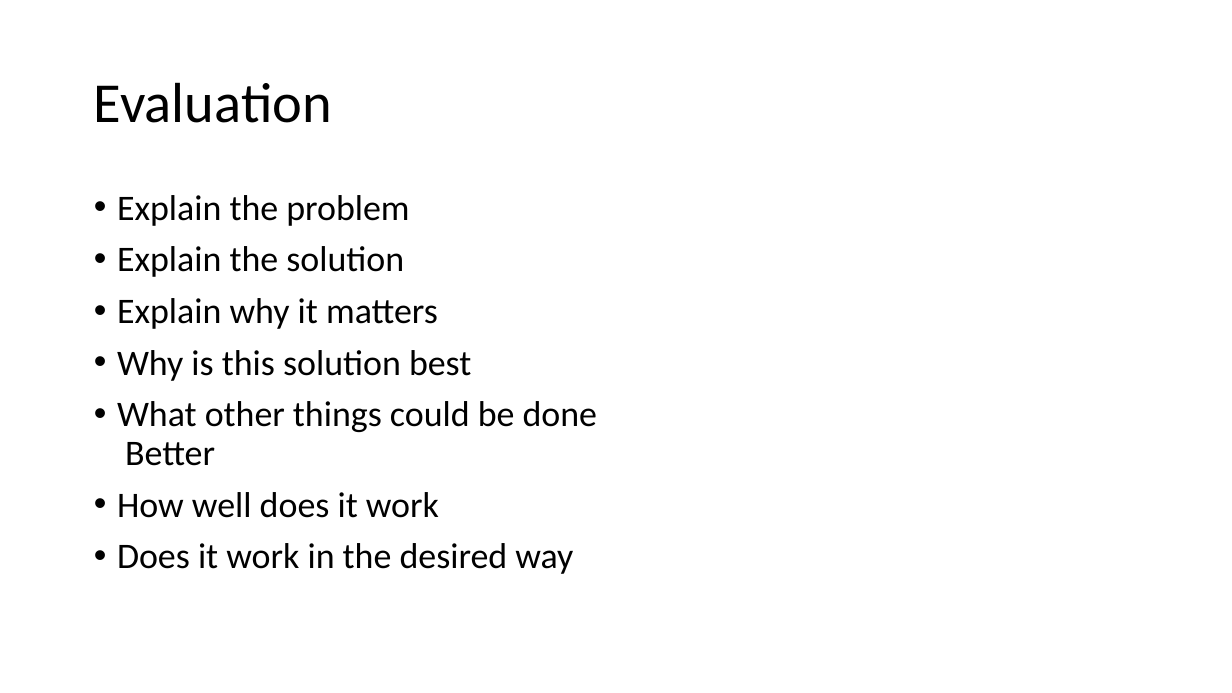
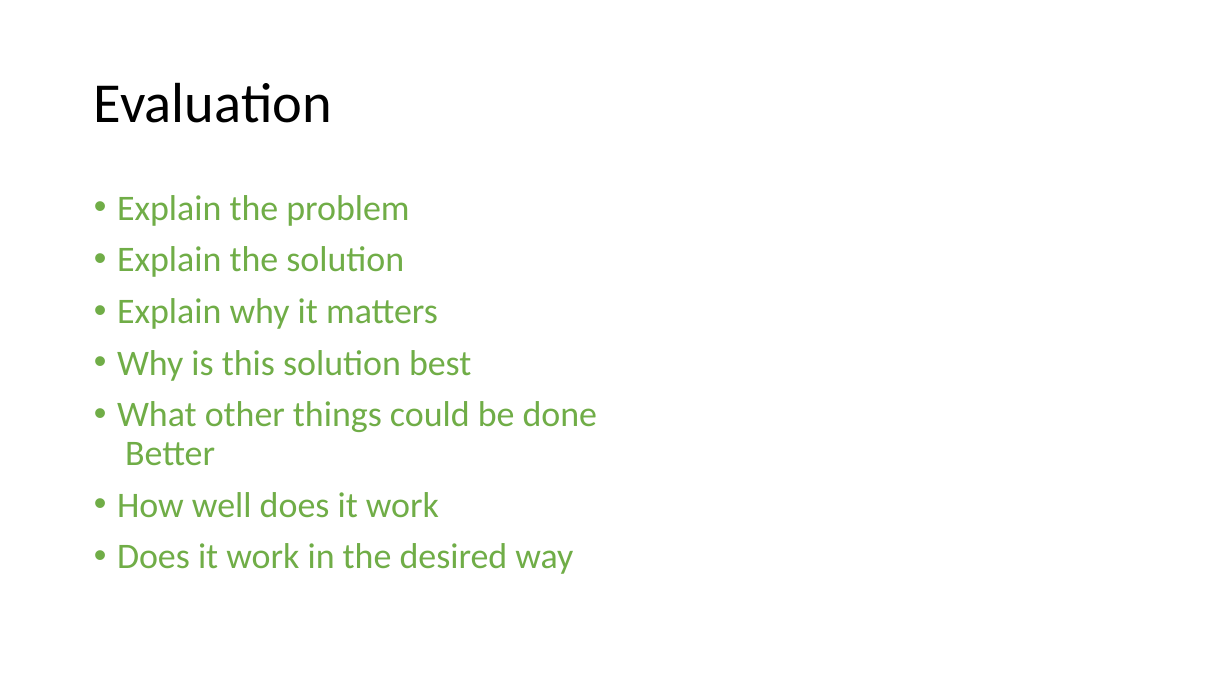
Before and after one commit to Morganplant/Crowd-Detection-System-Docs, a slide deck: slide 9 of Report Topics.pptx. Drawn at 1232x693 pixels with LibreOffice and Linux fonts; fonts in the diff are those of the drawing. Boxes give left, top, right and bottom in pixels: in the first picture for what was removed or moved away, otherwise in the second. Text is boxed around its words. In the diff, an @@ line names an element or a change of style, - is before the commit and + after.

```diff
--- a/Report Topics.pptx
+++ b/Report Topics.pptx
@@ text "Explain the problem" at (x1=117, y1=195, x2=597, y2=574): text colour #000000 to #70AD47 @@
```
Also in this commit, not shown: 2 other files.
